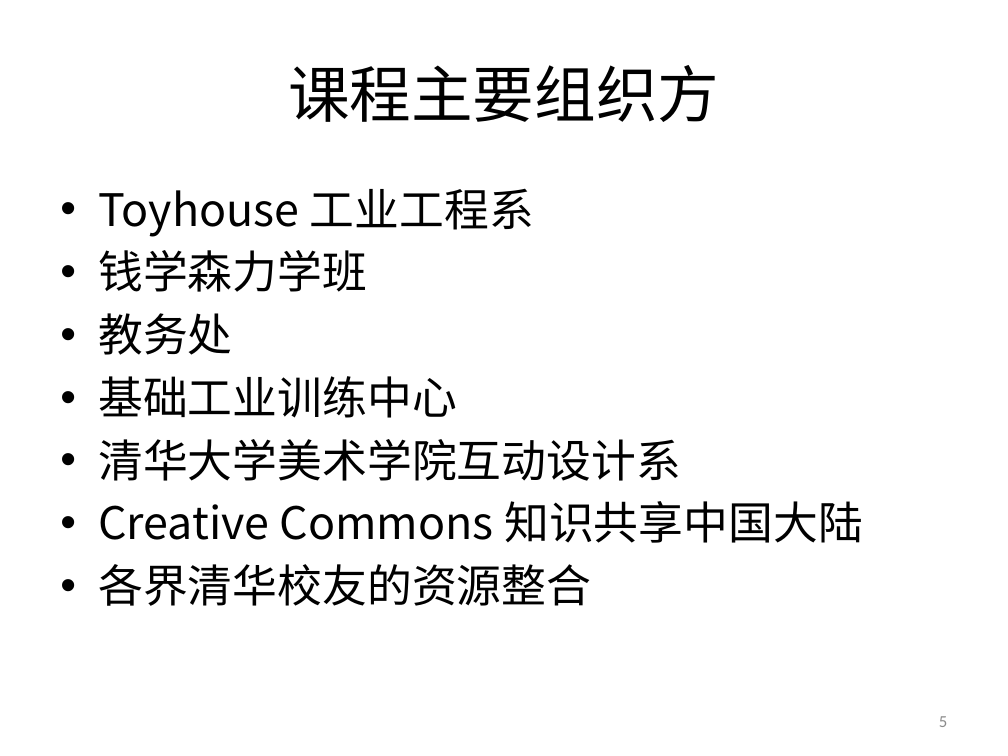
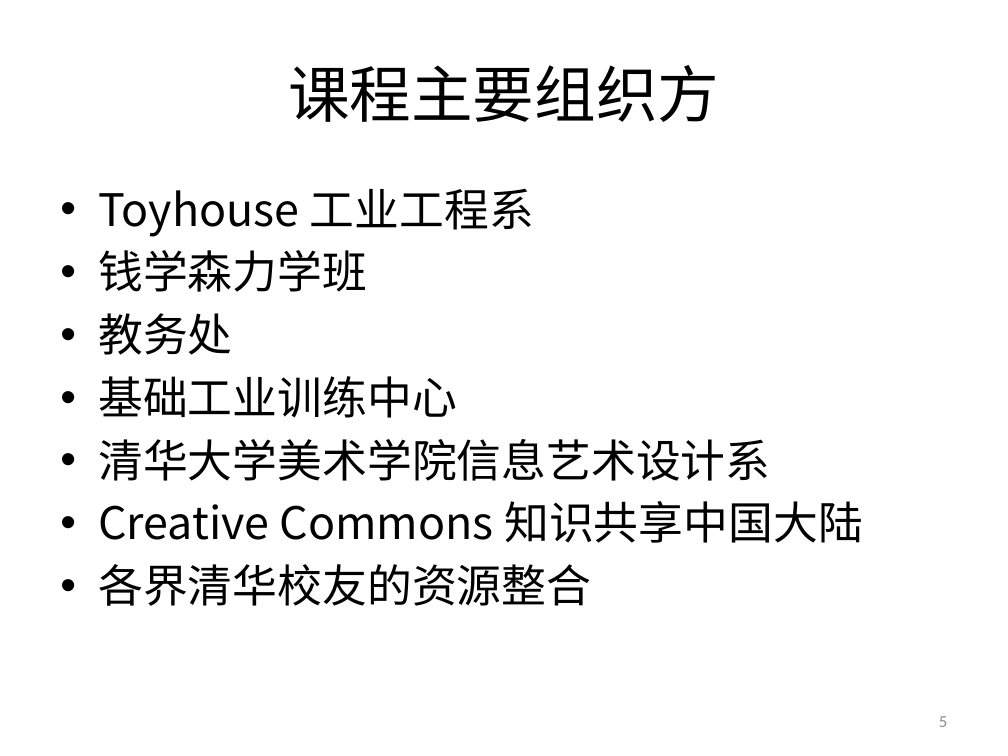
Before and after one commit to woodyme/2014JanXLP, a slide deck: slide 5 of 课程方案/XLP_WorkFLow_CHN.pptx. Drawn at 1008x756 pixels with LibreOffice and Linux fonts; fonts in the diff are those of the drawing; background and template pictures are left out. Boxes give left, top, right and bottom in pixels: in the first picture for what was removed or moved away, otherwise in the second. Text is boxed around its words. In the diff, an @@ line names an element or a change of style, - is before the commit and + after.

Commit message:
correct some namings

```diff
--- a/课程方案/XLP_WorkFLow_CHN.pptx
+++ b/课程方案/XLP_WorkFLow_CHN.pptx
@@ text at (98, 439, 770, 481): text changed @@
-• 清华大学美术学院互动设计系
+• 清华大学美术学院信息艺术设计系
```
